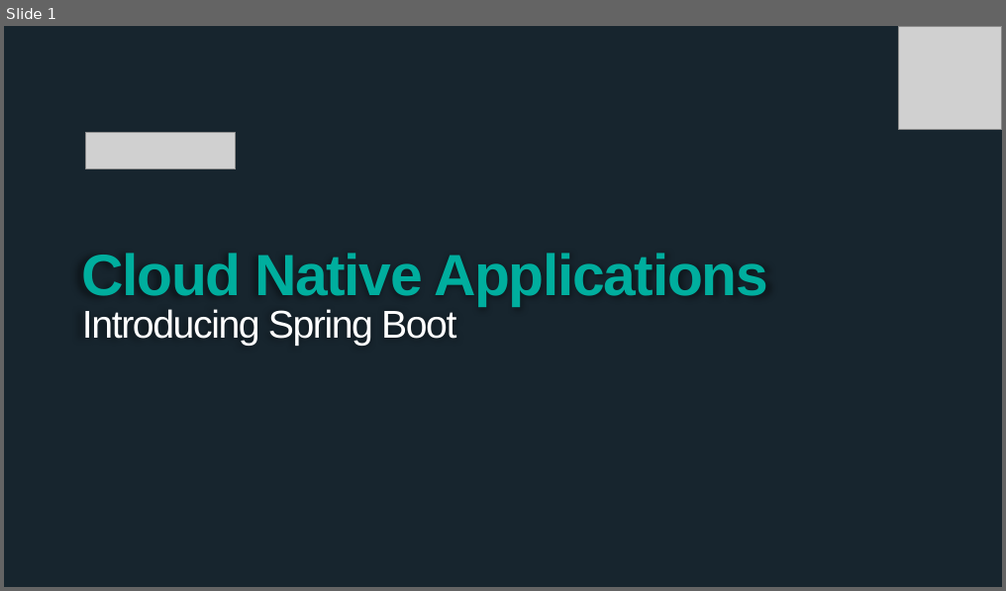
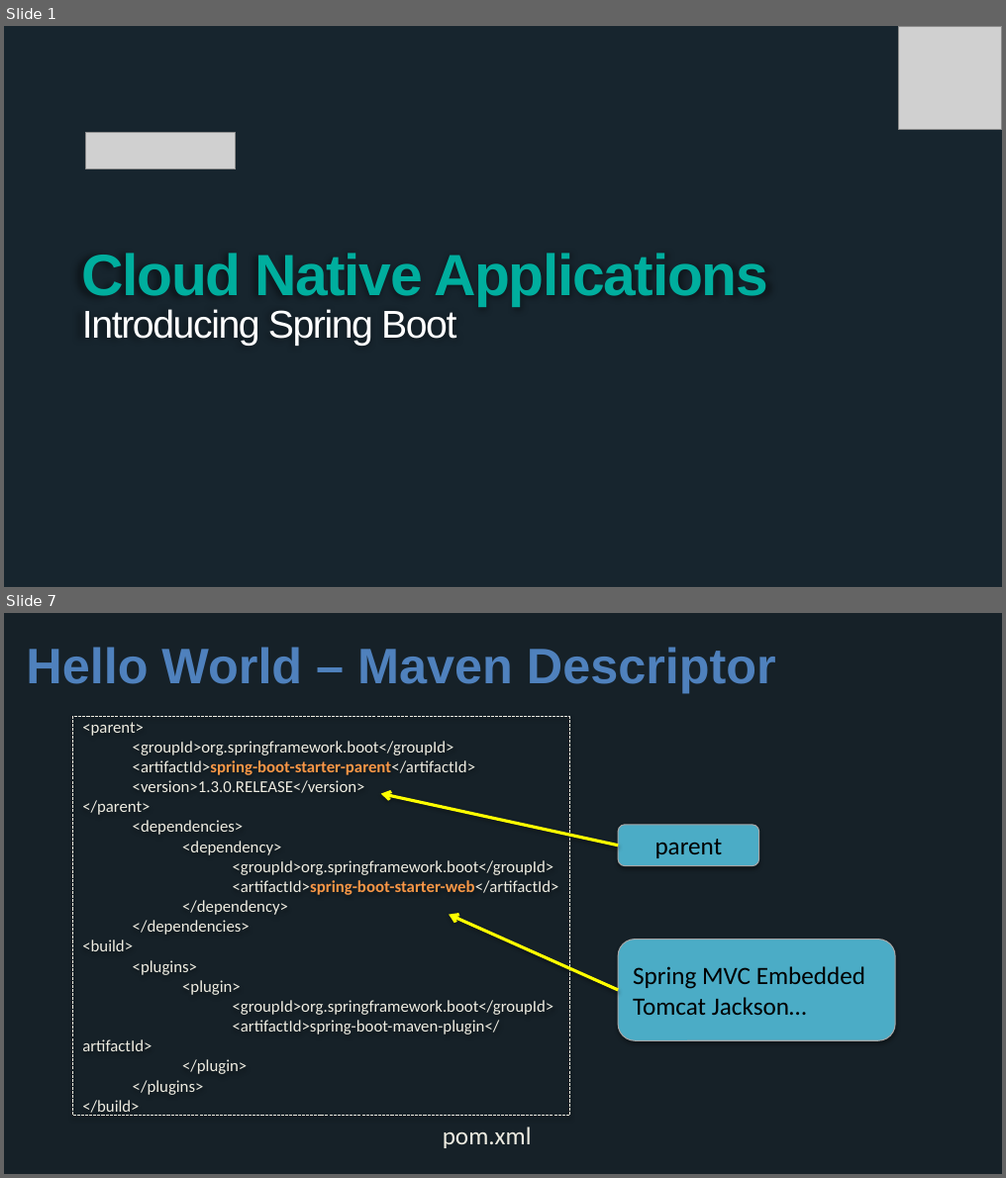
Before and after one commit to wxlund/CN-Workshop-Boeing, a slide deck: presentations/Session_2_Intro_Boot.pptx. Shown one above the other, each under a label of ours: slide 1 before the commit, slides 1 and 7 after it; the slides between them are not shown. The pictures are 1006x591 and 1006x1178 pixels, drawn with LibreOffice and Linux fonts; fonts in the diff are those of the drawing; grey boxes stand for pictures; background and template pictures are left out. Boxes give left, top, right and bottom in pixels: in the first picture for what was removed or moved away, otherwise in the second. Text is boxed around its words. In the diff, an @@ line names an element or a change of style, - is before the commit and + after.

```diff
--- a/presentations/Session_2_Intro_Boot.pptx
+++ b/presentations/Session_2_Intro_Boot.pptx
@@ slide 7 added at [4,613,1002,1174], background #162128 @@
@@ title added at [26,647,776,693], 36 pt, text #4F81BD, bold @@
+Hello World – Maven Descriptor
@@ rectangle added at [73,716,570,1115], outline #EEECE1 0.75 pt dashed, 12 pt, text #EEECE1 @@
+<parent>
+<groupId>org.springframework.boot</groupId>
+<artifactId>spring-boot-starter-parent</artifactId>
+<version>1.3.0.RELEASE</version>
+</parent>
+<dependencies>
+<dependency>
+<groupId>org.springframework.boot</groupId>
+<artifactId>spring-boot-starter-web</artifactId>
+</dependency>
+</dependencies>
+<build>
+<plugins>
+<plugin>
+<groupId>org.springframework.boot</groupId>
+<artifactId>spring-boot-maven-plugin</artifactId>
+</plugin>
+</plugins>
+</build>
@@ arrow added from (618, 846) to (381, 793), #FFFF00 2.25 pt @@
@@ rounded rectangle added at [618,825,758,866], fill #4BACC6, outline #A6A6A6 0.75 pt, 18 pt, text #000000 @@
+parent
@@ arrow added from (618, 990) to (450, 914), #FFFF00 2.25 pt @@
@@ rounded rectangle added at [618,940,895,1041], fill #4BACC6, outline #A6A6A6 0.75 pt, 18 pt, text #000000 @@
+Spring MVC Embedded Tomcat Jackson…
@@ text added at [443,1127,532,1149], 18 pt, text #EEECE1 @@
+pom.xml
```
Also in this commit, not shown: 19 other slides added, 1 slide removed.
